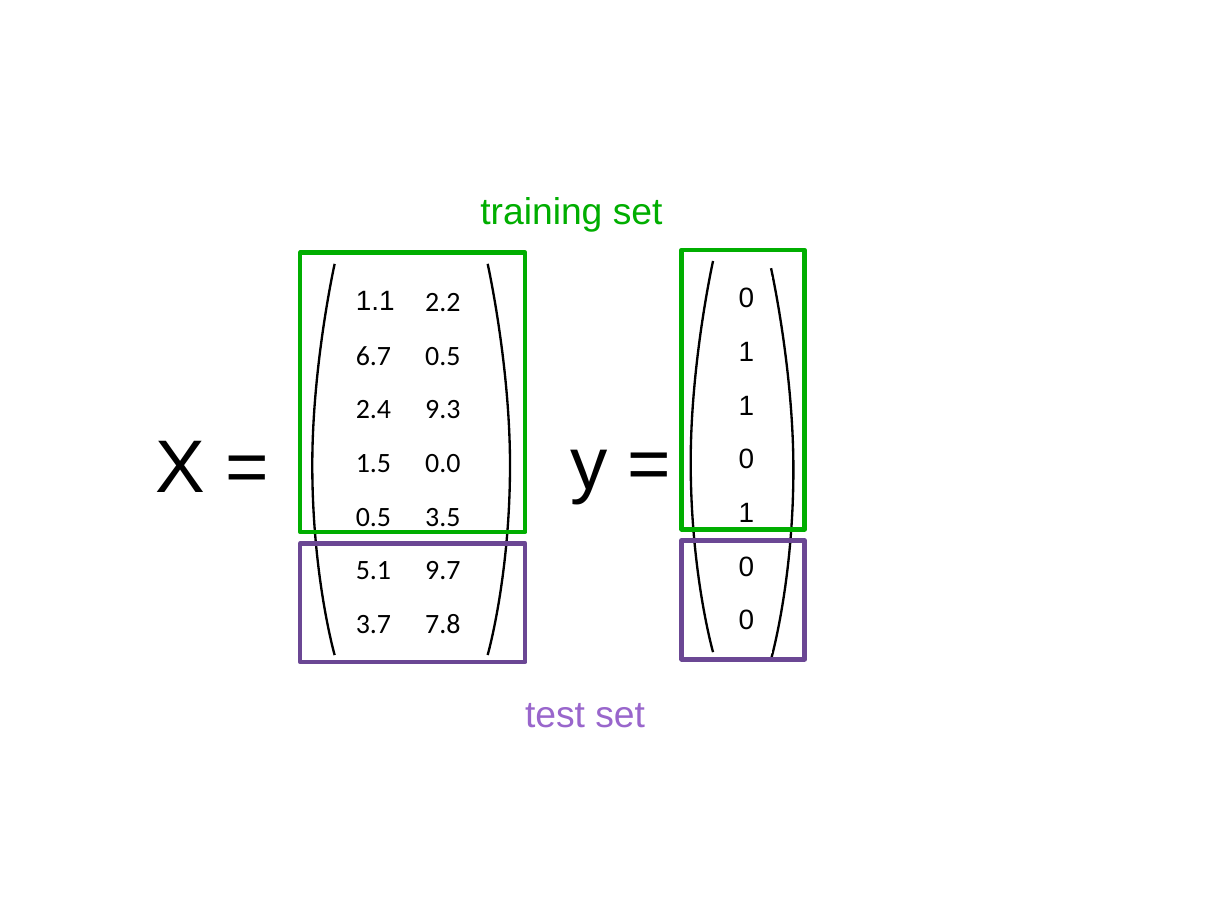
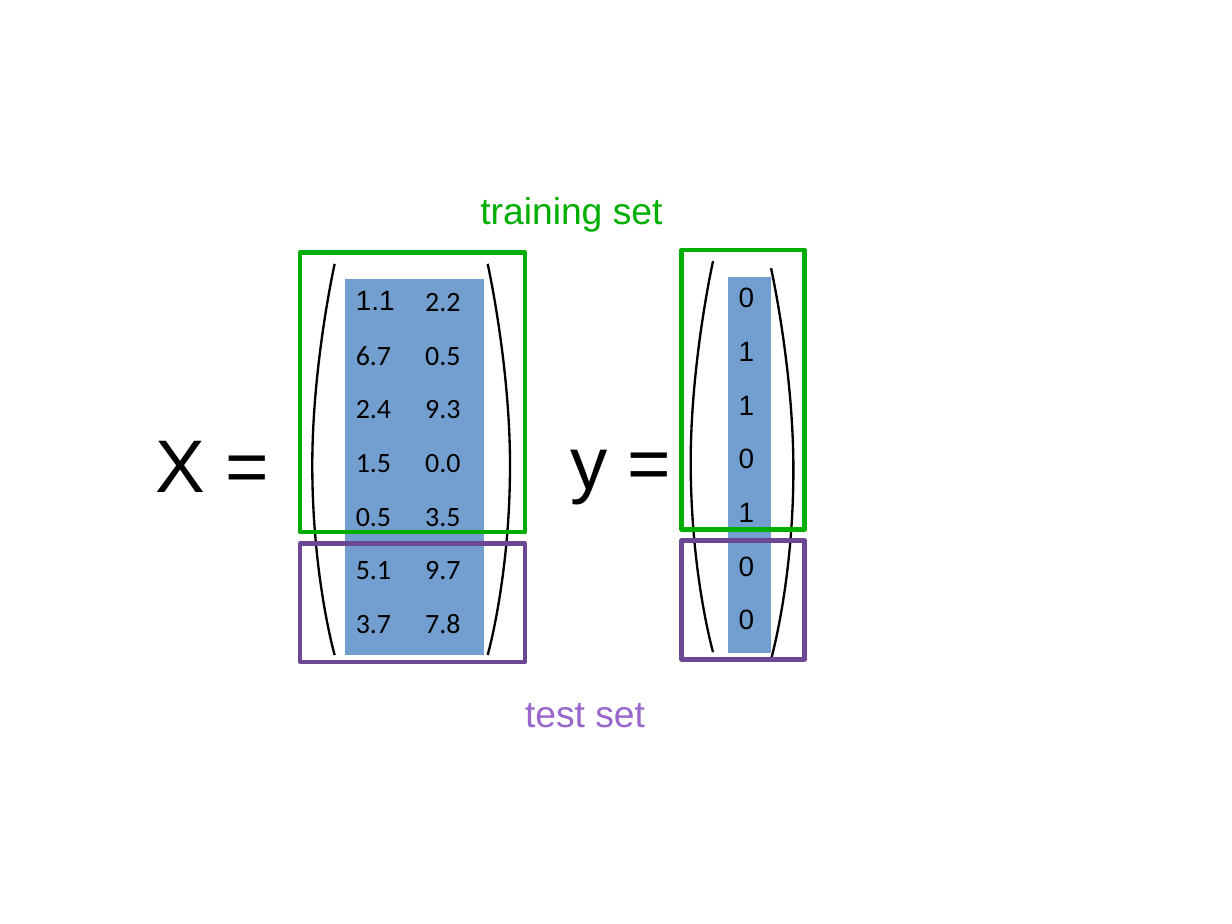
Before and after one commit to DS-BootCamp-DSI-Columbia/AY2017-2018-Winter-Collaboratory, a slide deck: slide 2 of Bootcamp-materials/slides/day3-model-evaluation.odp. Drawn at 1232x924 pixels with LibreOffice and Linux fonts; fonts in the diff are those of the drawing. Boxes give left, top, right and bottom in pixels: in the first picture for what was removed or moved away, otherwise in the second. Text is boxed around its words. In the diff, an @@ line names an element or a change of style, - is before the commit and + after.

Commit message:
fixes to slides fo day 3

```diff
--- a/Bootcamp-materials/slides/day3-model-evaluation.odp
+++ b/Bootcamp-materials/slides/day3-model-evaluation.odp
@@ table at (345, 279, 484, 655) @@
@@ fill #FFFFFF to #729FCF in 14 cells @@
@@ borders changed @@
@@ table at (728, 277, 771, 653) @@
@@ fill #FFFFFF to #729FCF in 7 cells @@
@@ borders changed @@
```
Also in this commit, not shown: 3 other files.
